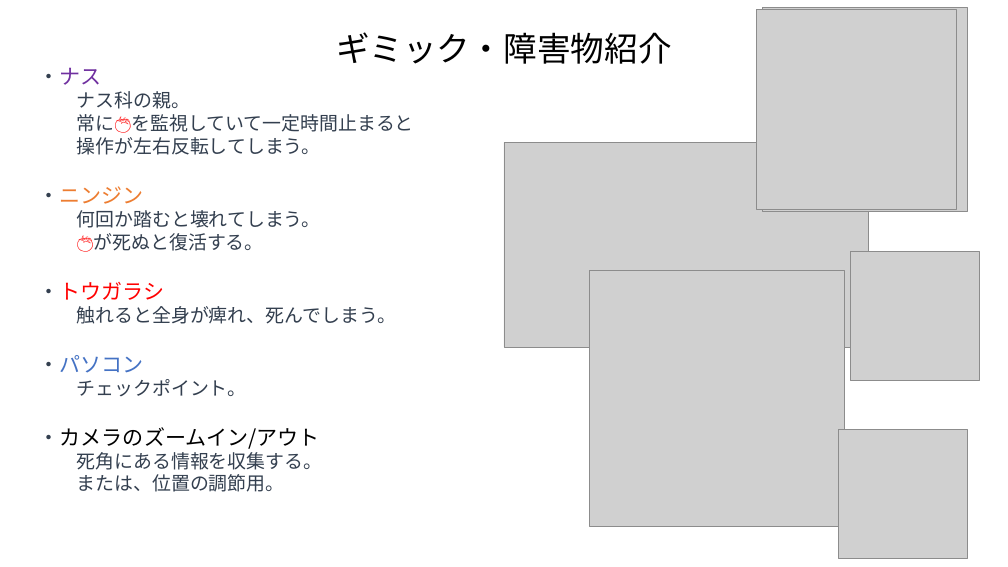
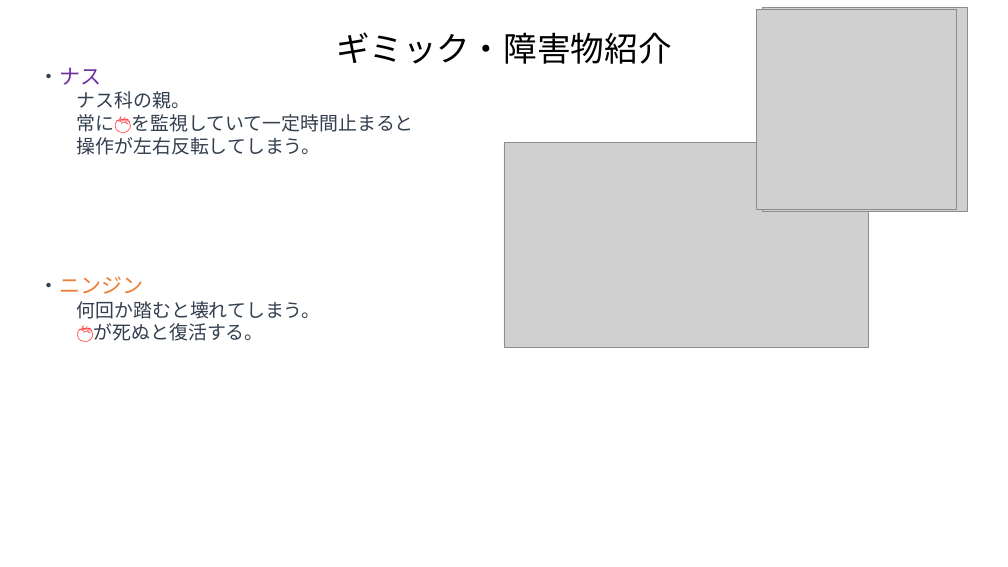
Before and after one commit to trr-n/taxmc-neo, a slide deck: slide 4 of kikaku/potato_kikakusho.pptx. Drawn at 1008x567 pixels with LibreOffice and Linux fonts; fonts in the diff are those of the drawing; grey boxes stand for pictures. Boxes give left, top, right and bottom in pixels: in the first picture for what was removed or moved away, otherwise in the second. Text is boxed around its words. In the diff, an @@ line names an element or a change of style, - is before the commit and + after.

```diff
--- a/kikaku/potato_kikakusho.pptx
+++ b/kikaku/potato_kikakusho.pptx
@@ picture removed at (851, 252, 980, 381) @@
@@ text at (39, 282, 396, 492): paragraphs removed @@
-・トウガラシ
-触れると全身が痺れ、死んでしまう。
-・パソコン
-チェックポイント。
-・カメラのズームイン/アウト
-死角にある情報を収集する。
-または、位置の調節用。
@@ picture removed at (590, 271, 845, 526) @@
@@ picture removed at (839, 429, 968, 558) @@
```
Also in this commit, not shown: 2 other slides changed, 1 slide added, 19 other files.
